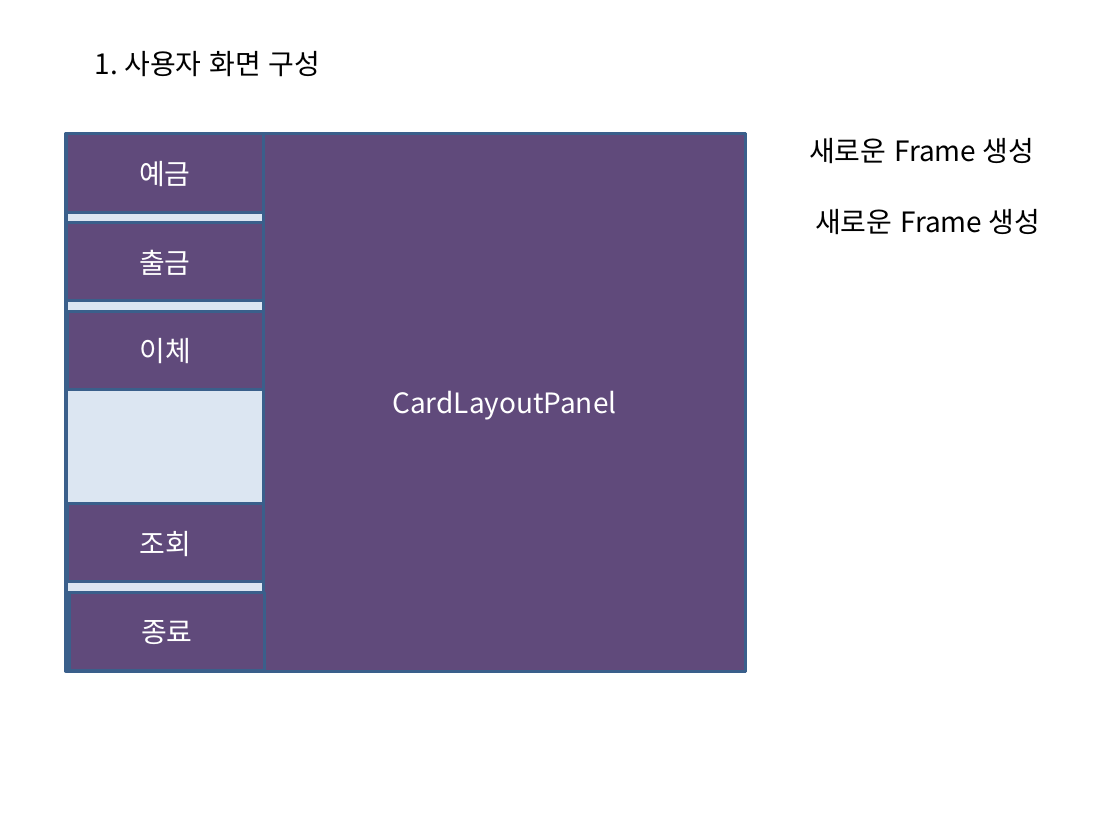
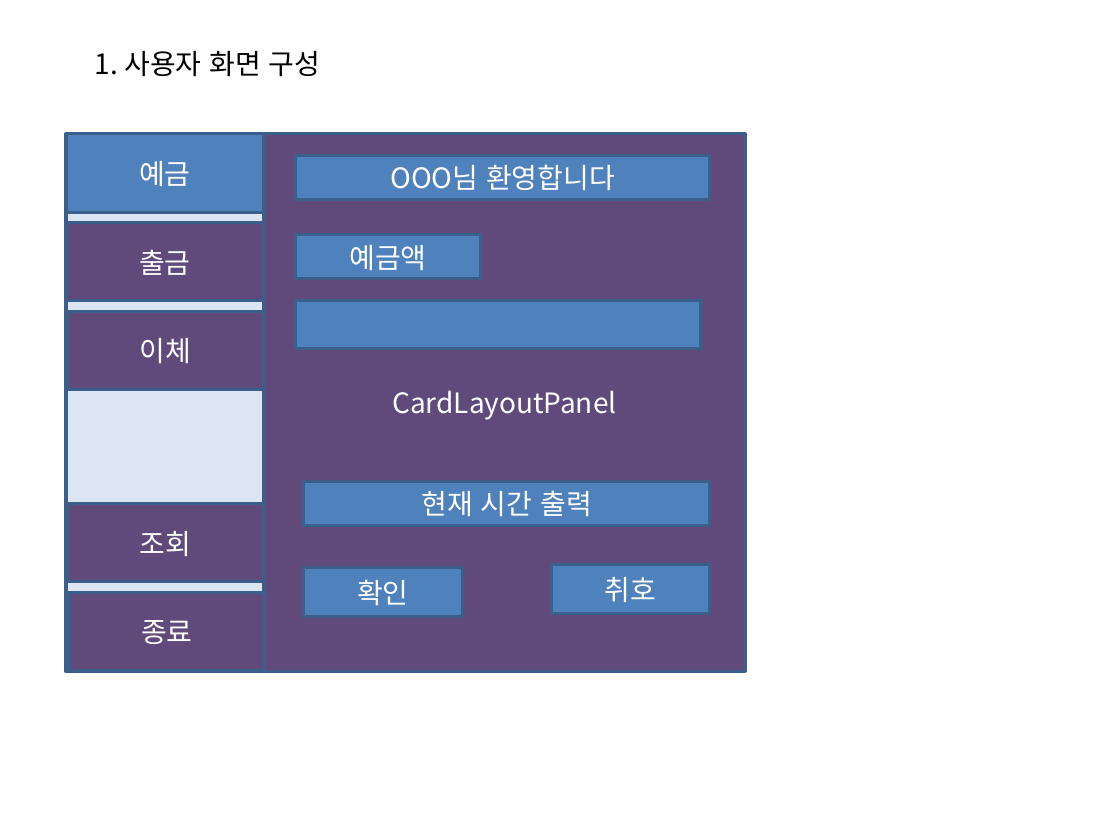
Before and after one commit to S-Onix/BankSystemProject, a slide deck: slide 12 of BankSystem/documentation/banksystem.pptx. Drawn at 1120x840 pixels with LibreOffice and Linux fonts; fonts in the diff are those of the drawing. Boxes give left, top, right and bottom in pixels: in the first picture for what was removed or moved away, otherwise in the second. Text is boxed around its words. In the diff, an @@ line names an element or a change of style, - is before the commit and + after.

```diff
--- a/BankSystem/documentation/banksystem.pptx
+++ b/BankSystem/documentation/banksystem.pptx
@@ rectangle "예금" at [66, 133, 263, 213]: fill #604A7B to #4F81BD @@
@@ text removed at [809, 138, 1035, 164] @@
-새로운 Frame 생성
@@ rectangle added at [296, 156, 710, 199], fill #4F81BD, outline #3A5F8C 2 pt, 18 pt, text #FFFFFF @@
+OOO님 환영합니다
@@ text removed at [815, 209, 1041, 235] @@
-새로운 Frame 생성
@@ rectangle added at [296, 235, 480, 279], fill #4F81BD, outline #3A5F8C 2 pt, 18 pt, text #FFFFFF @@
+예금액
@@ rectangle added at [296, 300, 701, 348], fill #4F81BD, outline #3A5F8C 2 pt @@
@@ rectangle added at [304, 482, 710, 525], fill #4F81BD, outline #3A5F8C 2 pt, 18 pt, text #FFFFFF @@
+현재 시간 출력
@@ rectangle added at [304, 568, 463, 617], fill #4F81BD, outline #3A5F8C 2 pt, 18 pt, text #FFFFFF @@
+확인
@@ rectangle added at [551, 564, 710, 614], fill #4F81BD, outline #3A5F8C 2 pt, 18 pt, text #FFFFFF @@
+취호
```
Also in this commit, not shown: 1 other slide changed, 3 slides added, 5 other files.
